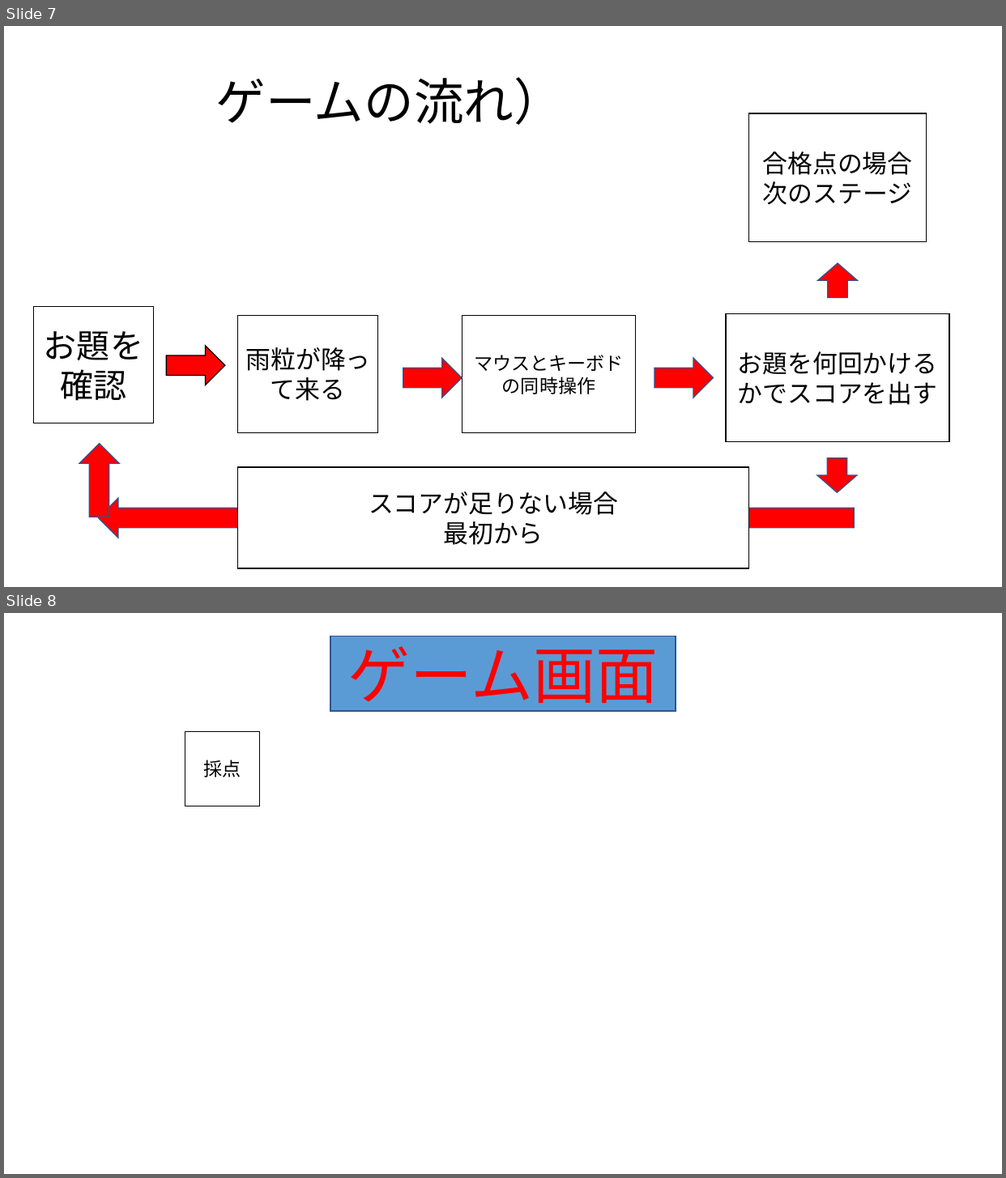
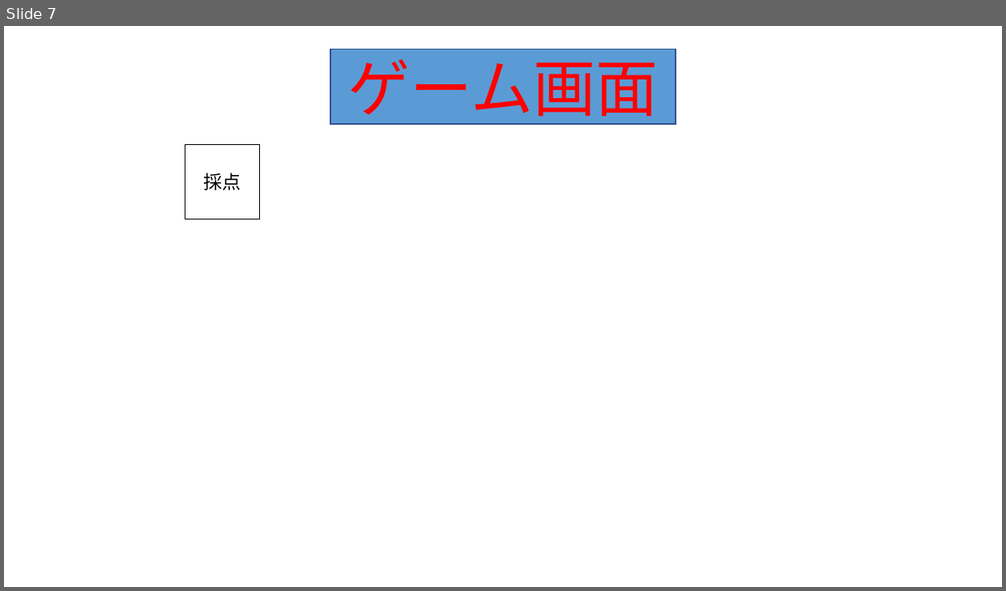
Before and after one commit to 2025Game/12Yamamoto, a slide deck: 3DLV3/Plam/雨粒を使って描く.pptx. Shown one above the other, each under a label of ours: slides 7 and 8 before the commit, slide 7 after it. The pictures are 1006x1178 and 1006x591 pixels, drawn with LibreOffice and Linux fonts; fonts in the diff are those of the drawing; background and template pictures are left out. Boxes give left, top, right and bottom in pixels: in the first picture for what was removed or moved away, otherwise in the second. Text is boxed around its words. In the diff, an @@ line names an element or a change of style, - is before the commit and + after.

```diff
--- a/3DLV3/Plam/雨粒を使って描く.pptx
+++ b/3DLV3/Plam/雨粒を使って描く.pptx
@@ slide 7 removed at (4, 26, 1002, 587), background #FFFFFF @@
@@ text removed at (216, 77, 564, 125) @@
-ゲームの流れ）
@@ rectangle removed at (749, 113, 927, 241) @@
-合格点の場合
-次のステージ
@@ right arrow removed at (818, 263, 858, 298) @@
@@ rectangle removed at (34, 307, 154, 424) @@
-お題を確認
@@ rectangle removed at (238, 316, 378, 433) @@
-雨粒が降って来る
@@ rectangle removed at (462, 316, 635, 433) @@
-マウスとキーボドの同時操作
@@ rectangle removed at (726, 314, 949, 442) @@
-お題を何回かけるかでスコアを出す
@@ right arrow removed at (167, 346, 225, 386) @@
@@ right arrow removed at (403, 358, 462, 398) @@
@@ right arrow removed at (654, 358, 713, 398) @@
@@ right arrow removed at (79, 444, 119, 518) @@
@@ right arrow removed at (817, 459, 857, 493) @@
@@ rectangle removed at (238, 467, 749, 569) @@
-スコアが足りない場合
-最初から
@@ right arrow removed at (98, 498, 854, 538) @@
@@ what was slide 8 is now slide 7 @@
```
Also in this commit, not shown: 7 slides changed, 2 slides added, 3 other slides removed, 2 other files.
